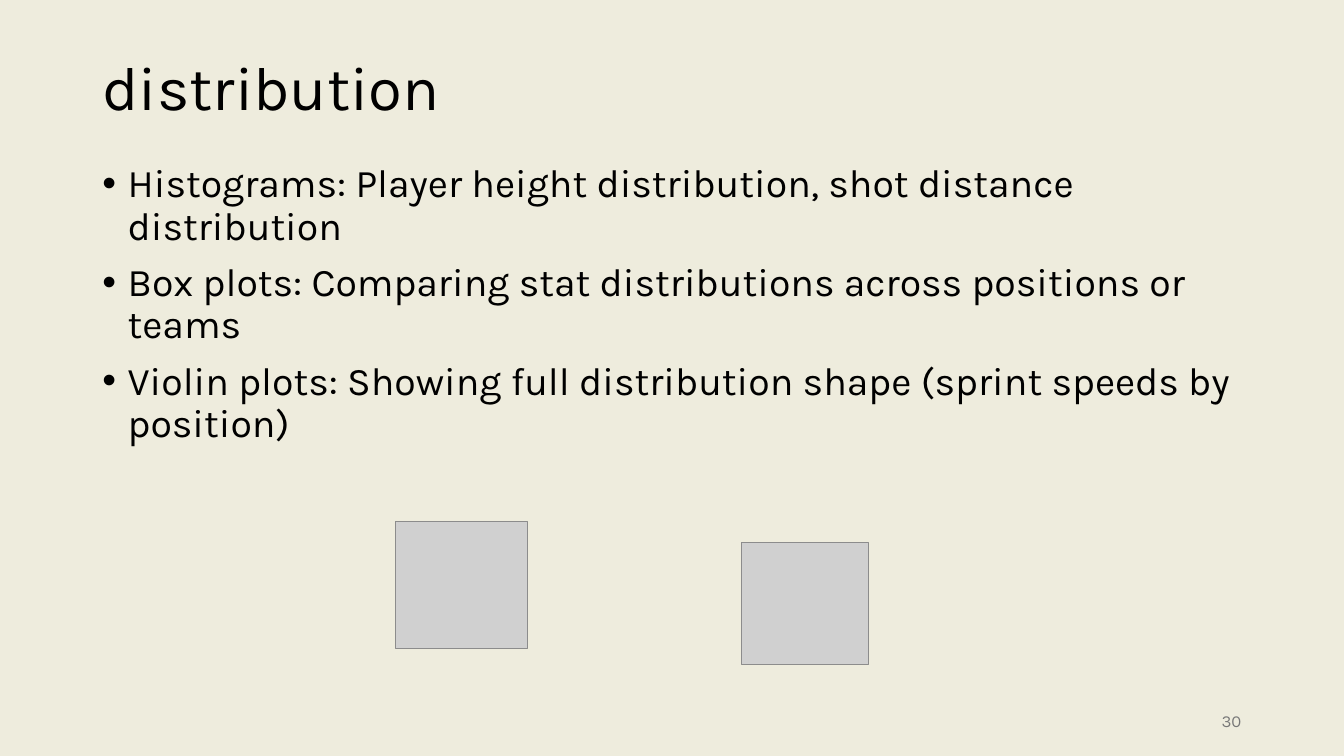
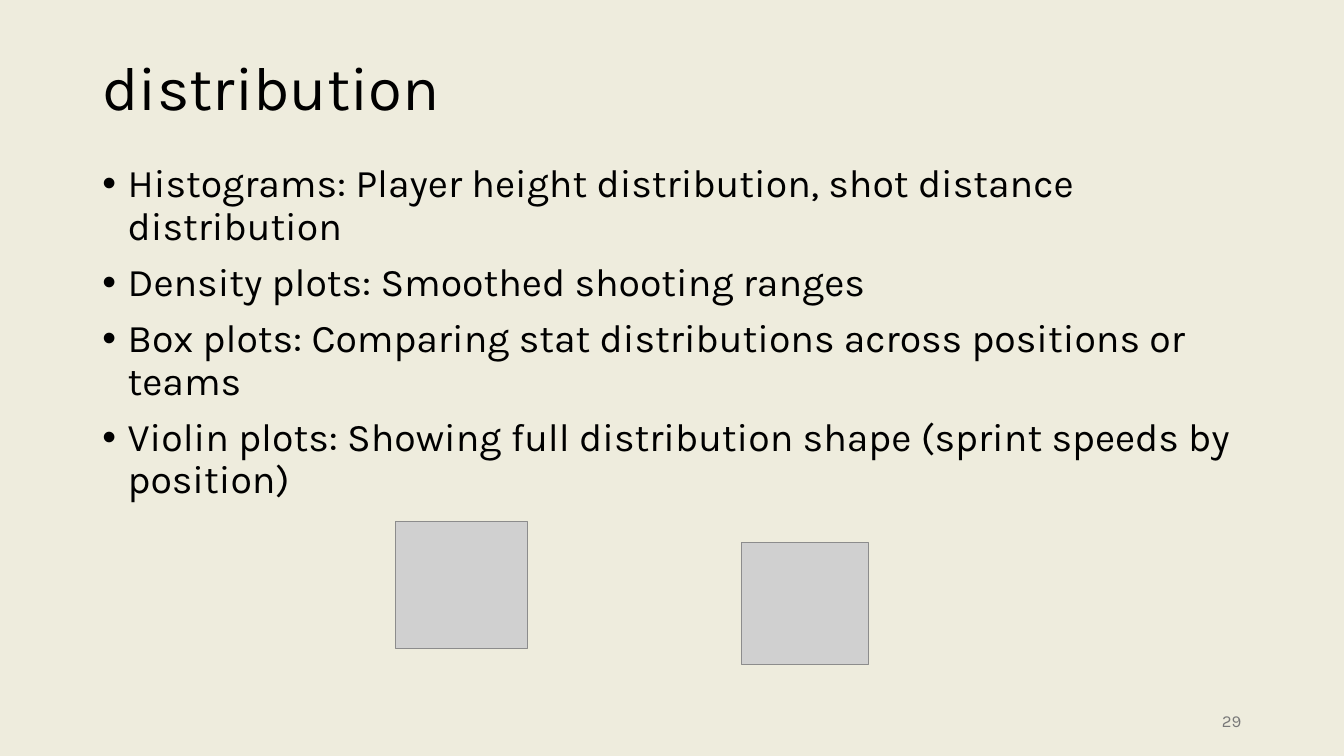
Before and after one commit to onishisaryu/HES-3000-Sports-Data-Analytics, a slide deck: slide 29 of pptx/Lecture7.pptx (slide 30 before the commit). Drawn at 1344x756 pixels with LibreOffice and Linux fonts; fonts in the diff are those of the drawing; grey boxes stand for pictures. Boxes give left, top, right and bottom in pixels: in the first picture for what was removed or moved away, otherwise in the second. Text is boxed around its words. In the diff, an @@ line names an element or a change of style, - is before the commit and + after.

```diff
--- a/pptx/Lecture7.pptx
+++ b/pptx/Lecture7.pptx
@@ text at (x1=128, y1=269, x2=865, y2=306): paragraph added @@
+• Density plots: Smoothed shooting ranges
@@ page number at (x1=1222, y1=716, x2=1241, y2=727): text changed @@
-30
+29
```
Also in this commit, not shown: 2 other slides changed, 8 slides added, 4 slides removed.
